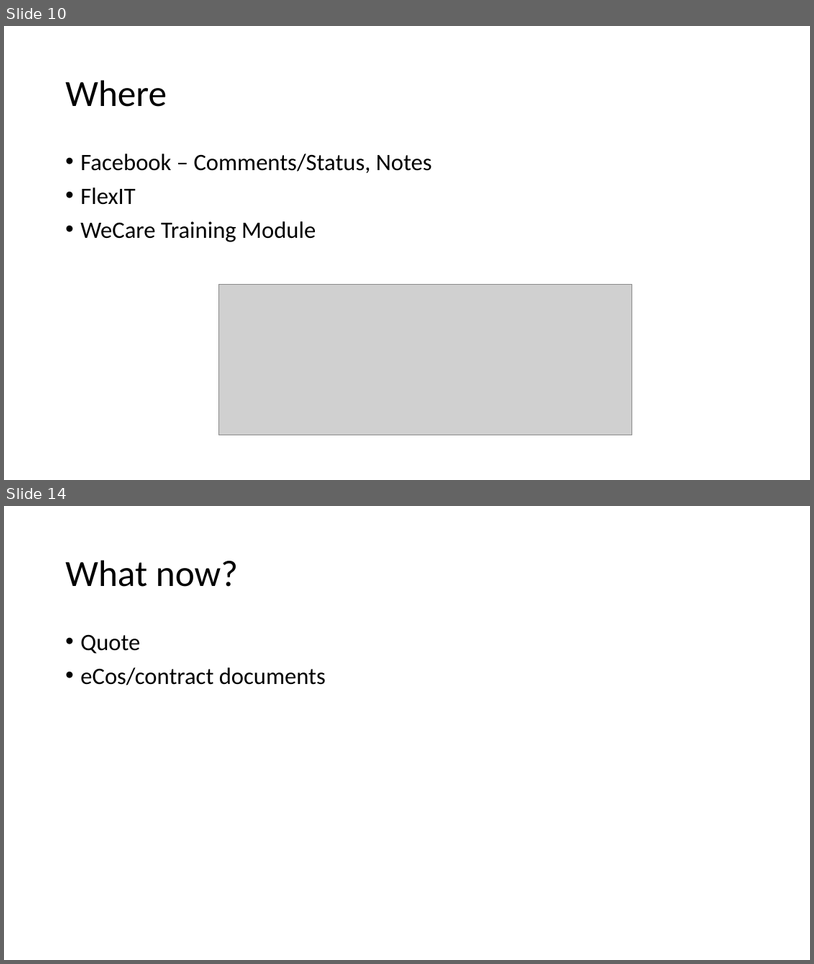
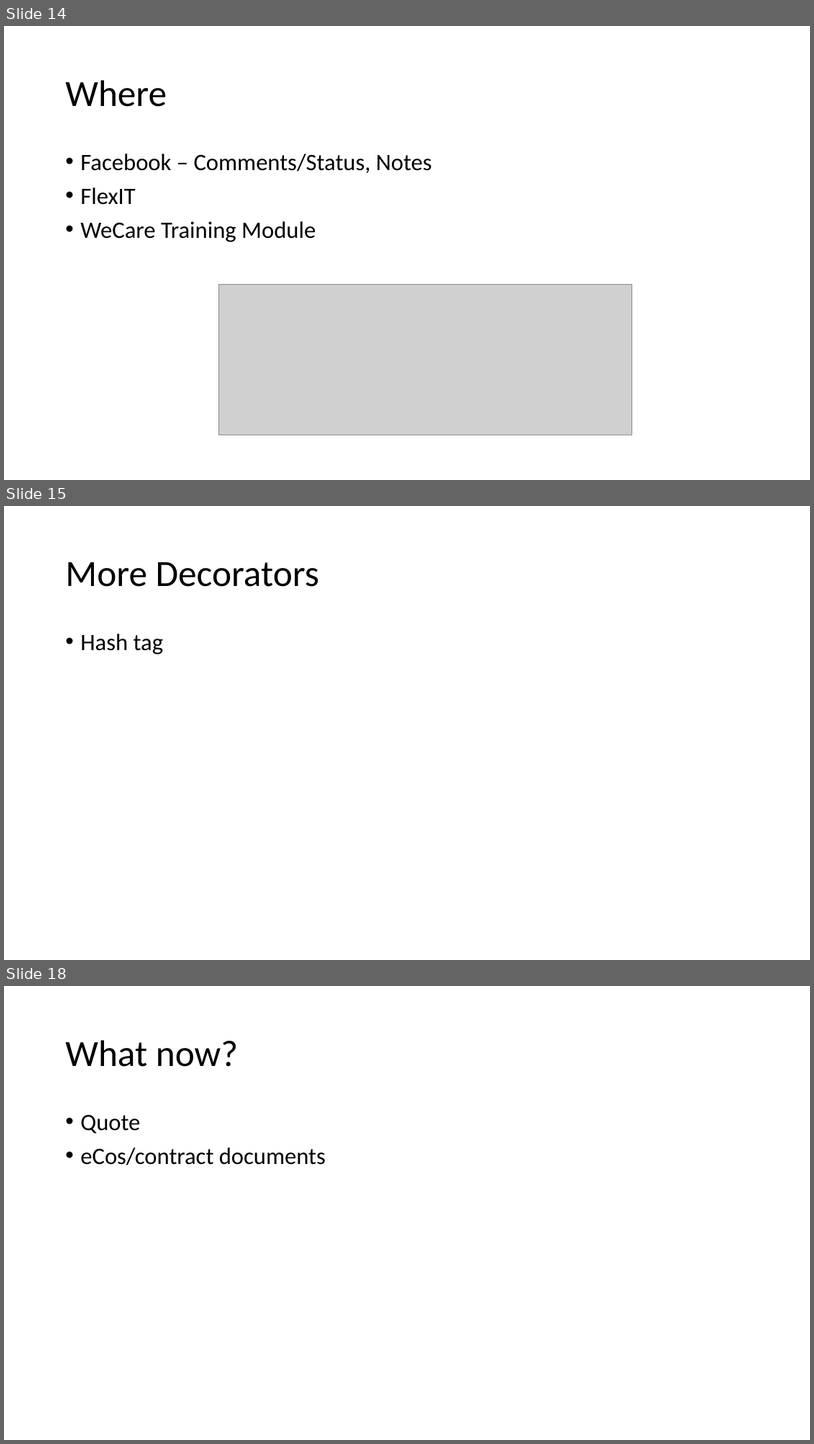
Before and after one commit to Daniel--cai/draft-js-retro, a slide deck: slide.pptx. Shown one above the other, each under a label of ours: slides 10 and 14 before the commit, slides 14, 15 and 18 after it; the slides between them are not shown. The pictures are 814x964 and 814x1444 pixels, drawn with LibreOffice and Linux fonts; fonts in the diff are those of the drawing; grey boxes stand for pictures. Boxes give left, top, right and bottom in pixels: in the first picture for what was removed or moved away, otherwise in the second. Text is boxed around its words. In the diff, an @@ line names an element or a change of style, - is before the commit and + after.

```diff
--- a/slide.pptx
+++ b/slide.pptx
@@ slide 15 added at <box>4,506,810,960</box>, background #FFFFFF @@
@@ title added at <box>65,562,319,587</box>, 44 pt, text #000000 @@
+More Decorators
@@ text added at <box>80,633,163,654</box>, 28 pt, text #000000 @@
+• Hash tag
@@ what was slide 10 is now slide 14 @@
@@ what was slide 14 is now slide 18 @@
```
Also in this commit, not shown: 9 slides changed, 4 other slides added, 1 slide removed, 12 other files.
